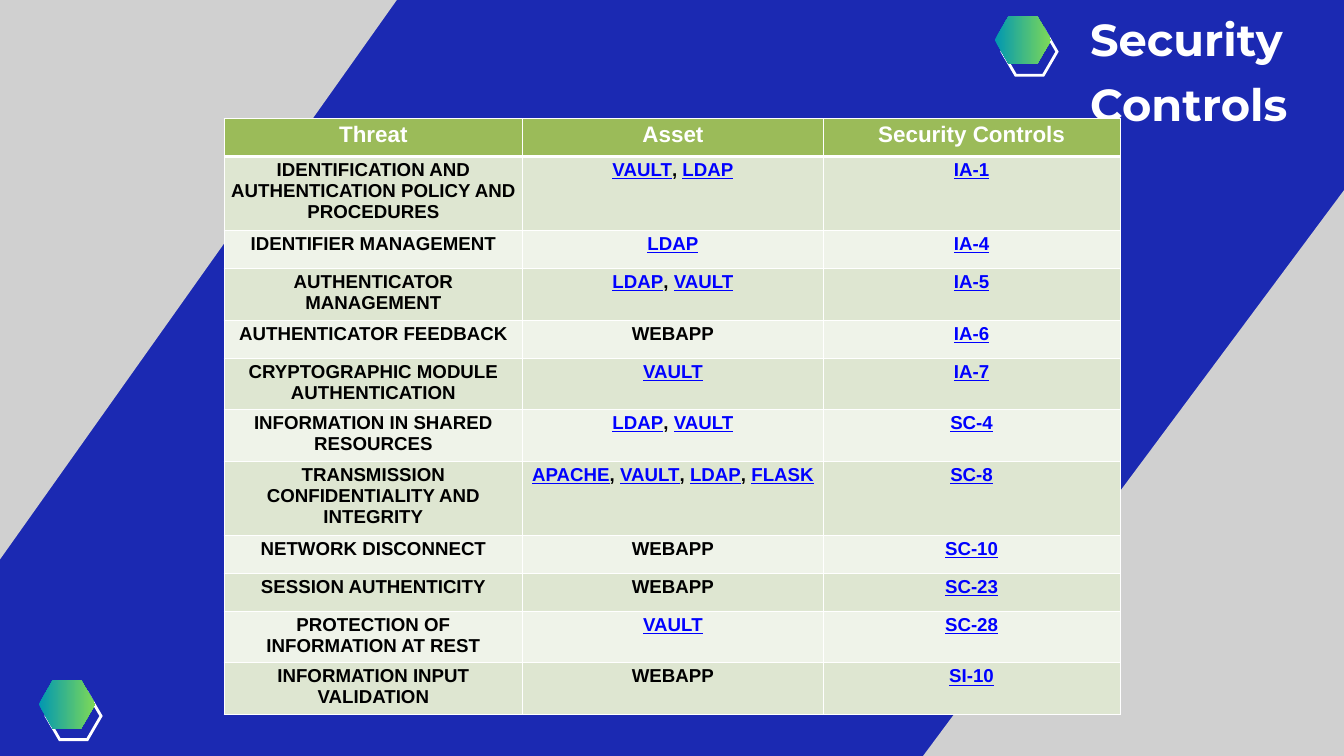
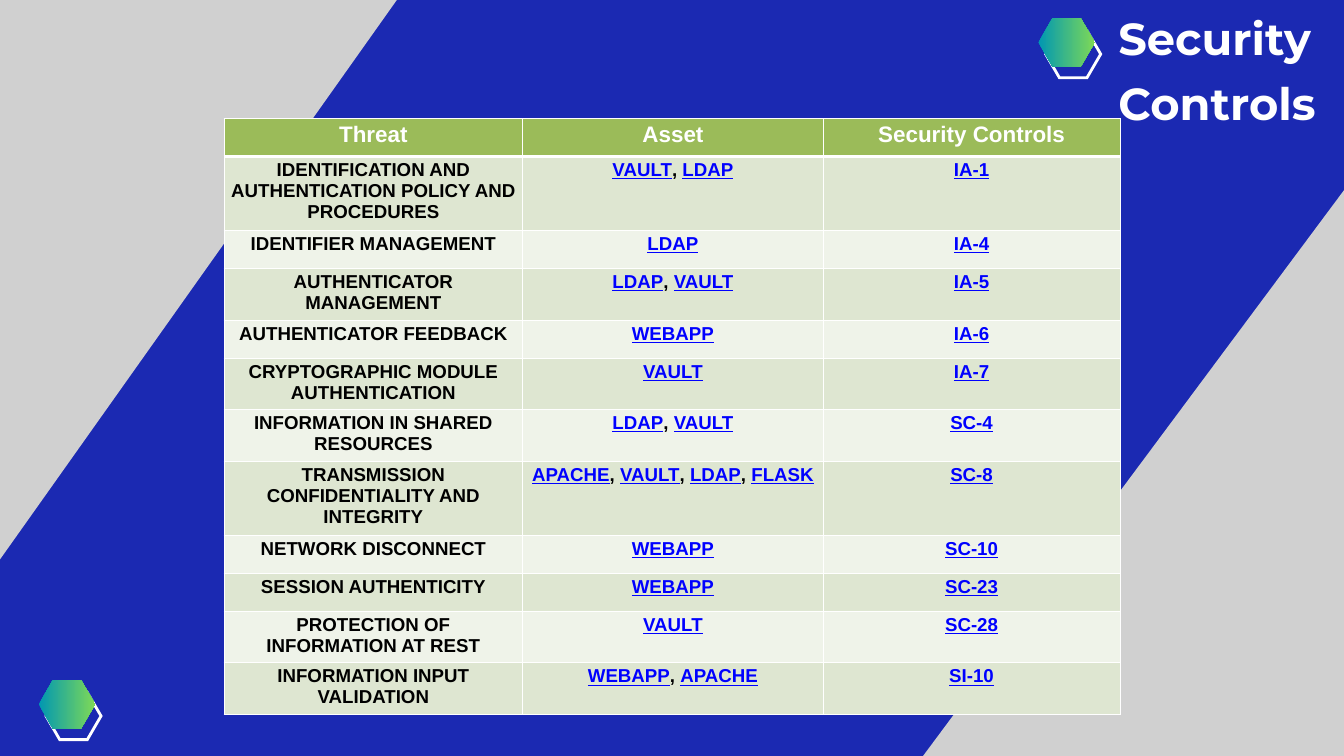
Before and after one commit to GiadaOttaiano/SystemSecurity, a slide deck: slide 101 of SystemSecurity.pptx (slide 84 before the commit). Drawn at 1344x756 pixels with LibreOffice and Linux fonts; fonts in the diff are those of the drawing; grey boxes stand for pictures. Boxes give left, top, right and bottom in pixels: in the first picture for what was removed or moved away, otherwise in the second. Text is boxed around its words. In the diff, an @@ line names an element or a change of style, - is before the commit and + after.

```diff
--- a/SystemSecurity.pptx
+++ b/SystemSecurity.pptx
@@ freeform shape: place and size @@
-freeform shape at bbox=[995, 15, 1051, 64]
+freeform shape at bbox=[1038, 18, 1095, 67]
@@ text "Security Controls": place and size @@
-text "Security Controls" at bbox=[1090, 20, 1287, 132]
+text "Security Controls" at bbox=[1118, 19, 1315, 130]
@@ freeform shape: place and size @@
-freeform shape at bbox=[1002, 28, 1057, 75]
+freeform shape at bbox=[1046, 30, 1101, 77]
@@ table at bbox=[224, 118, 1120, 714] @@
-row 12, column 2: WEBAPP
+row 12, column 2: WEBAPP, APACHE
@@ text colour #000000 to #0000FF, underline on in "WEBAPP", "WEBAPP", "WEBAPP" @@
```
Also in this commit, not shown: 8 other slides changed, 17 slides added, 1 slide removed.
